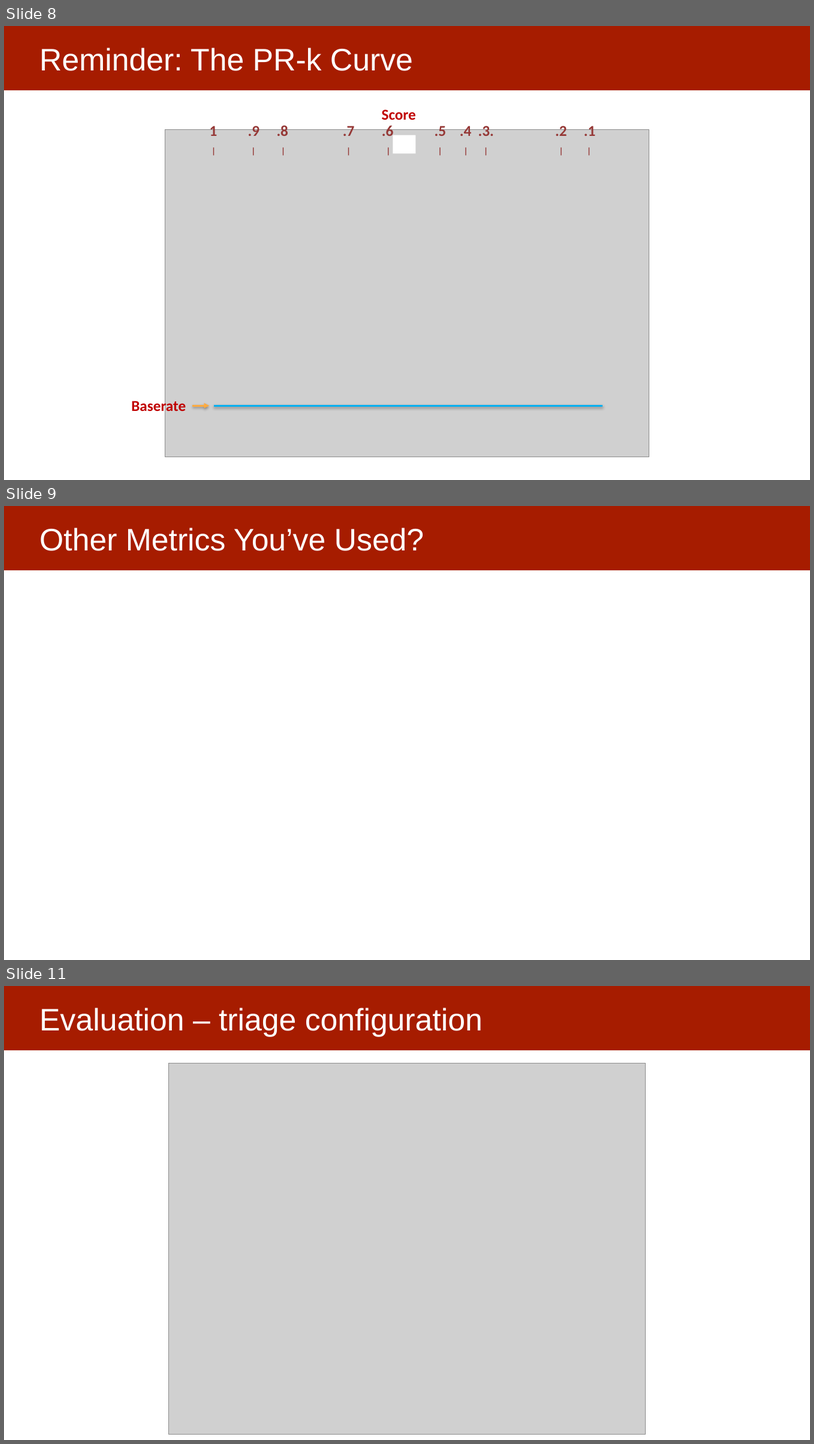
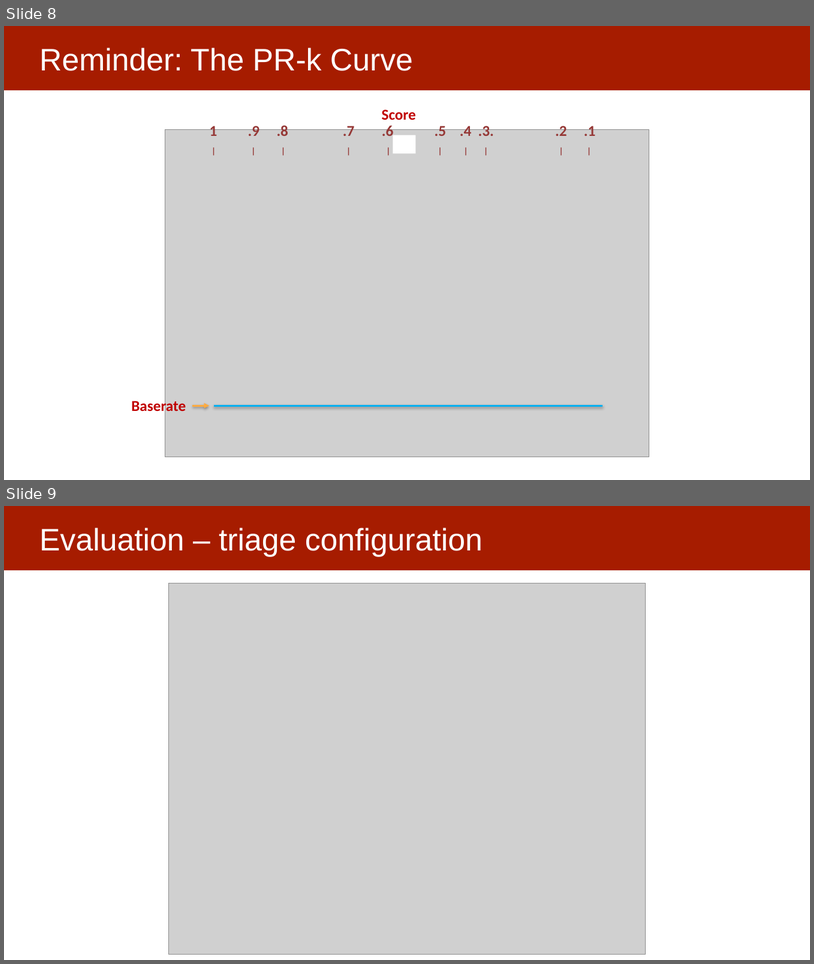
Before and after one commit to dssg/mlforpublicpolicylab, a slide deck: Lectures/11-model-selection-and-validation-part-2.pptx. Shown one above the other, each under a label of ours: slides 8, 9 and 11 before the commit, slides 8 and 9 after it; the slides between them are not shown. The pictures are 814x1444 and 814x964 pixels, drawn with LibreOffice and Linux fonts; fonts in the diff are those of the drawing; grey boxes stand for pictures. Boxes give left, top, right and bottom in pixels: in the first picture for what was removed or moved away, otherwise in the second. Text is boxed around its words. In the diff, an @@ line names an element or a change of style, - is before the commit and + after.

```diff
--- a/Lectures/11-model-selection-and-validation-part-2.pptx
+++ b/Lectures/11-model-selection-and-validation-part-2.pptx
@@ slide 9 removed at (4, 506, 810, 960), background #FFFFFF; not listed: 1 template element that a slide beside it also shows @@
@@ title removed at (39, 528, 425, 551) @@
-Other Metrics You’ve Used?
@@ what was slide 11 is now slide 9 @@
```
Also in this commit, not shown: 9 slides changed, 3 slides added, 9 other slides removed.
